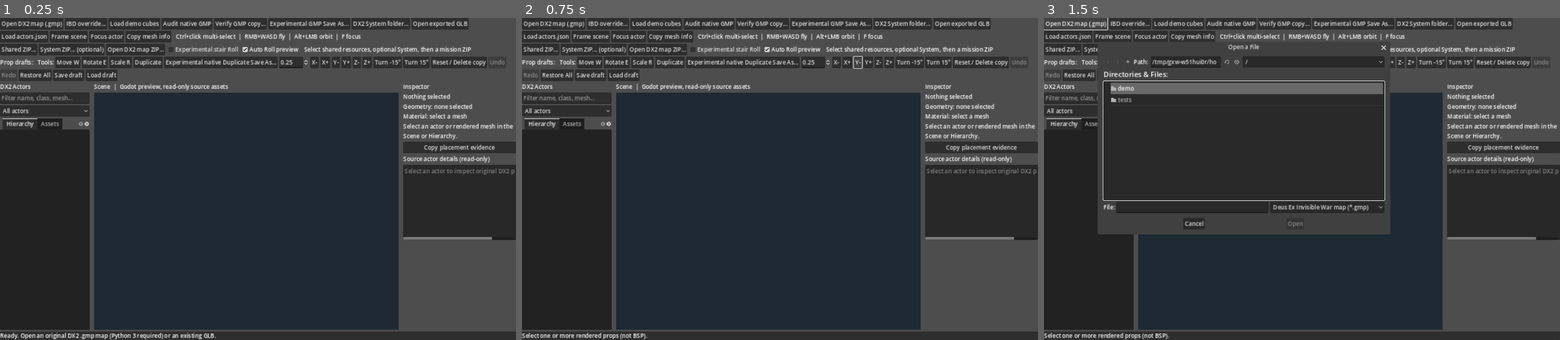
Above: before the commit, frames 1-3 (left to right).
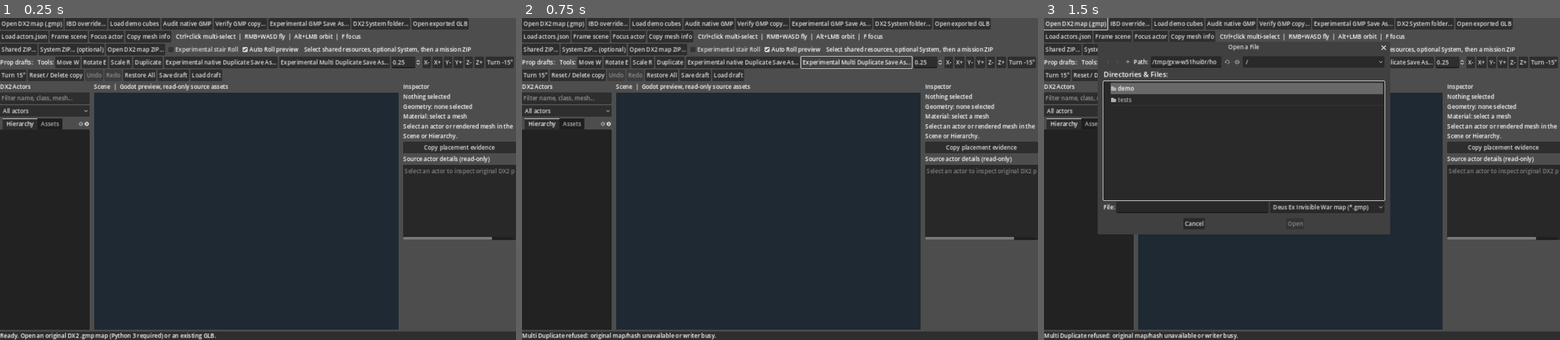
Above: after the commit, the same moments.

Repository: JakX2/Deus-Ex-2-SDK
Game: Godot game, scene res://main.tscn
The game is run twice, just before and just after one commit, with the same random seed, the same clock (stepped at 60 frames per second) and the same inputs.
Inputs (mouse positions are in pixels of both pictures, inside the frame that each line leads up to):
- Up to frame 1 (0.25 s): no input
- Up to frame 2 (0.75 s): click (857, 63) at 0.5 s, where only the run after the commit has a clickable "Experimental Multi Duplicate …"
- Up to frame 3 (1.5 s): click "Open DX2 map (.gmp)" at 1.25 s

The runs differ from the first frame. In frame 1, 1.4% of the frame differs, in the area x 0-100%, y 12-20%; in frame 2, 1.9%, in the area x 0-100%, y 11-100%; in frame 3, 0.9%.

Commit message:
feat(dx2ed): experimental Godot Save As for 2-8 static prop preview duplicates

Diff:
--- a/native_editor/godot_editor/main.gd
+++ b/native_editor/godot_editor/main.gd
@@ -78,6 +78,9 @@
 var native_clone_dialog: FileDialog
 var native_clone_confirmation: ConfirmationDialog
 var native_clone_pending: Dictionary = {}
+var native_multi_dialog: FileDialog
+var native_multi_confirmation: ConfirmationDialog
+var native_multi_pending: Dictionary = {}
 var gmp_verify_dialog: FileDialog
 var native_export_thread: Thread = null
 var native_export_target := ""
@@ -309,6 +312,11 @@
     native_clone_button.tooltip_text = "Export exactly ONE translated duplicate of an original StaticMeshActor. Isolated GMP only; game folder writes refused."
     native_clone_button.pressed.connect(_open_native_clone_dialog)
     prop_bar.add_child(native_clone_button)
+    var native_multi_button := Button.new()
+    native_multi_button.text = "Experimental Multi Duplicate Save As..."
+    native_multi_button.tooltip_text = "Save 2 to 8 translated preview StaticMeshActor copies in ONE isolated GMP. No game installation writes."
+    native_multi_button.pressed.connect(_open_native_multi_dialog)
+    prop_bar.add_child(native_multi_button)
     prop_edit_step = SpinBox.new()
     prop_edit_step.min_value = 0.05
     prop_edit_step.max_value = 10.0
@@ -765,6 +773,16 @@
     native_clone_confirmation.title = "Confirm isolated DX2 StaticMeshActor duplication"
     native_clone_confirmation.confirmed.connect(_execute_native_clone_export)
     add_child(native_clone_confirmation)
+    native_multi_dialog = FileDialog.new()
+    native_multi_dialog.access = FileDialog.ACCESS_FILESYSTEM
+    native_multi_dialog.file_mode = FileDialog.FILE_MODE_SAVE_FILE
+    native_multi_dialog.filters = PackedStringArray(["*.gmp ; Experimental 2..8 native StaticMeshActor clones"])
+    native_multi_dialog.file_selected.connect(_stage_native_multi_export)
+    add_child(native_multi_dialog)
+    native_multi_confirmation = ConfirmationDialog.new()
+    native_multi_confirmation.title = "Confirm 2..8 experimental static prop clones"
+    native_multi_confirmation.confirmed.connect(_execute_native_multi_export)
+    add_child(native_multi_confirmation)
     source_gamesys_light_dialog = FileDialog.new()
     source_gamesys_light_dialog.access = FileDialog.ACCESS_FILESYSTEM
     source_gamesys_light_dialog.file_mode = FileDialog.FILE_MODE_SAVE_FILE
@@ -1165,6 +1183,7 @@
     draft_prop_sources.clear()
     draft_brush_specs.clear()
     native_clone_pending.clear()
+    native_multi_pending.clear()
     next_prop_copy_id = 1
     undo_stack.clear()
     redo_stack.clear()
@@ -3786,6 +3805,177 @@
         return
     status_label.text = "Native clone Save As refused: " + _native_clone_error_reason(response)
 
+
+## Experimental multiple static props: source-bound, translation-only.
+## Kept separate from existing-actor Save As and one-prop path.
+func _native_multi_clone_draft_plan() -> Array:
+    var rows := []
+    if (scene_root == null or draft_prop_copies.size() < 2
+        or draft_prop_copies.size() > 8 or not property_overrides.is_empty()
+        or not draft_brush_specs.is_empty()
+        or not draft_template_provenance.is_empty()):
+        return rows
+    for name in original_mesh_transforms:
+        if meshes_by_actor.has(name):
+            var original_node: MeshInstance3D = meshes_by_actor[name]
+            if (is_instance_valid(original_node)
+                and not original_node.global_transform.is_equal_approx(original_mesh_transforms[name])):
+                return []
+    var keys := draft_prop_copies.keys()
+    keys.sort()
+    for name in keys:
+        var node: MeshInstance3D = draft_prop_copies[name]
+        var original_name := str(draft_prop_sources.get(name, ""))
+        if (not is_instance_valid(node) or not actors_by_name.has(original_name)
+            or not meshes_by_actor.has(original_name)
+            or not original_mesh_transforms.has(original_name)):
+            return []
+        var actor: Dictionary = actors_by_name[original_name]
+        if (str(actor.get("class", "")) != "StaticMeshActor"
+            or int(actor.get("export", -1)) < 1):
+            return []
+        var base_pose: Transform3D = original_mesh_transforms[original_name]
+        if not node.global_transform.basis.is_equal_approx(base_pose.basis):
+            return []
+        var shift := node.global_position - base_pose.origin
+        if not shift.is_finite() or shift.length_squared() <= 0.00000001:
+            return []
+        var unreal := [
+            shift.x / NATIVE_CLONE_UNREAL_METRES,
+            shift.z / NATIVE_CLONE_UNREAL_METRES,
+            shift.y / NATIVE_CLONE_UNREAL_METRES
+        ]
+        for component in unreal:
+            if not is_finite(float(component)) or abs(float(component)) > 4096.0:
+                return []
+        rows.append({"actor": original_name, "export": int(actor["export"]), "delta": unreal})
+    return rows
+
+
+func _open_native_multi_dialog() -> void:
+    _finish_gizmo_drag()
+    native_multi_pending.clear()
+    if not _native_clone_source_ready():
+        status_label.text = "Multi Duplicate refused: original map/hash unavailable or writer busy."
+        return
+    var plan := _native_multi_clone_draft_plan()
+    if plan.size() < 2:
+        status_label.text = "Multi Duplicate needs 2..8 moved original StaticMeshActor copies; no rotation, scaling, original moves or other edits."
+        return
+    var script := ProjectSettings.globalize_path("res://../package_writer/dx2_actor_multi_clone_probe.py")
+    if not FileAccess.file_exists(script):
+        status_label.text = "Multi Duplicate Python writer is missing."
+        return
+    # Verify every source independently before requesting a filename.
+    var checker := ProjectSettings.globalize_path("res://../package_writer/dx2_actor_clone_probe.py")
+    if not FileAccess.file_exists(checker):
+        status_label.text = "Native actor eligibility preflight is missing."
+        return
+    for row in plan:
+        var verdict := _native_clone_check_actor(checker, row)
+        if not verdict.get("eligible", false):
+            status_label.text = "Multi Duplicate blocked " + str(row["actor"]) + ": " + str(verdict.get("reason", "Unverified source actor"))
+            return
+    native_multi_dialog.current_file = last_gmp_path.get_file()
+    native_multi_dialog.popup_centered_ratio(0.75)
+
+
+func _stage_native_multi_export(destination: String) -> void:
+    native_multi_pending.clear()
+    if not _native_clone_source_ready():
+        status_label.text = "Multi Duplicate refused: original map changed."
+        return
+    var rows := _native_multi_clone_draft_plan()
+    if (rows.size() < 2
+        or destination.get_file().to_lower() != last_gmp_path.get_file().to_lower()):
+        status_label.text = "Multi Duplicate refused: invalid preview copies or output filename."
+        return
+    native_multi_pending = {
+        "copies": rows.duplicate(true), "source": last_gmp_path,
+        "source_sha256": source_gamesys_sha256, "destination": destination
+    }
+    native_multi_confirmation.dialog_text = (
+        "Create " + str(rows.size()) + " new StaticMeshActor exports in ONE GMP?"
+        + "\n\nOnly new actors receive normalized latent state and translated Location."
+        + "\nNo rotation/scaling/original actor changes."
+        + "\n\nIsolated output: " + destination
+        + "\n\nNo game installation is modified automatically."
+        + "\nThe original map remains unchanged and each clone is independently verified."
+    )
+    native_multi_confirmation.popup_centered(Vector2i(730, 340))
+
+
+func _execute_native_multi_export() -> void:
+    if native_multi_pending.is_empty() or not _native_clone_source_ready():
+        native_multi_pending.clear()
+        status_label.text = "Multi Duplicate refused: source or writer state changed."
+        return
+    var frozen := native_multi_pending.duplicate(true)
+    native_multi_pending.clear()
+    if (str(frozen["source"]) != last_gmp_path
+        or str(frozen["source_sha256"]) != source_gamesys_sha256
+        or _native_multi_clone_draft_plan() != frozen["copies"]):
+        status_label.text = "Multi Duplicate refused: map or preview copies changed during confirmation."
+        return
+    var script := ProjectSettings.globalize_path("res://../package_writer/dx2_actor_multi_clone_probe.py")
+    if not FileAccess.file_exists(script):
+        status_label.text = "Multi Duplicate script unavailable."
+        return
+    var plan_path := OS.get_user_data_dir().path_join("native_multi_clone_plan.json")
+    var plan_file := FileAccess.open(plan_path, FileAccess.WRITE)
+    if plan_file == null:
+        status_label.text = "Multi Duplicate could not write private temporary plan."
+        return
+    plan_file.store_string(JSON.stringify({
+        "schema": "DX2Ed-experimental-multi-prop-duplicate-v1",
+        "copies": frozen["copies"]
+    }))
+    plan_file.close()
+    frozen["plan_path"] = plan_path
+    native_export_thread = Thread.new()
+    var started := native_export_thread.start(_run_native_multi_export.bind(script, frozen))
+    if started != OK:
+        native_export_thread = null
+        status_label.text = "Multi Duplicate could not start Python worker."
+        return
+    status_label.text = "Verifying and writing " + str(frozen["copies"].size()) + " new static props into one isolated GMP..."
+
+
+func _run_native_multi_export(script: String, frozen: Dictionary) -> void:
+    var args := PackedStringArray([
+        script, str(frozen["source"]), "--source-sha256", str(frozen["source_sha256"]),
+        "--copies-json", str(frozen["plan_path"]), "--output", str(frozen["destination"])
+    ])
+    var output: Array = []
+    var status := OS.execute("python", args, output, true)
+    if status == -1:
+        var pyargs := PackedStringArray(["-3"])
+        pyargs.append_array(args)
+        output.clear()
+        status = OS.execute("py", pyargs, output, true)
+    call_deferred("_native_multi_export_finished", status, "\n".join(output), str(frozen["plan_path"]))
+
+
+func _native_multi_export_finished(code: int, response: String, plan_path: String) -> void:
+    if native_export_thread != null:
+        native_export_thread.wait_to_finish()
+        native_export_thread = null
+    if FileAccess.file_exists(plan_path):
+        DirAccess.remove_absolute(plan_path)
+    var result: Variant = JSON.parse_string(response.strip_edges())
+    if (code == 0 and typeof(result) == TYPE_DICTIONARY
+        and result.get("schema") == "DX2Ed-experimental-multi-prop-duplicate-v1"
+        and result.get("status") == "isolated-GMP-created-runtime-unverified"
+        and typeof(result.get("copies", null)) == TYPE_ARRAY
+        and result["copies"].size() >= 2 and result["copies"].size() <= 8
+        and result.get("original_bytes_unchanged") == true
+        and int(result.get("new_export_count", -1)) - int(result.get("original_export_count", 0)) == result["copies"].size()
+        and int(result.get("level_actor_count_after", -1)) - int(result.get("level_actor_count_before", 0)) == result["copies"].size()):
+        status_label.text = "Multi Duplicate GMP saved: " + str(result.get("output_file", "")) + " | New static props: " + str(result["copies"].size()) + " | Runtime unverified."
+        return
+    status_label.text = "Multi Duplicate refused: " + _native_clone_error_reason(response)
+
+
 func _open_native_save_as_dialog() -> void:
     if scene_root == null or current_folder.is_empty():
         status_label.text = "Import a native GMP first."
